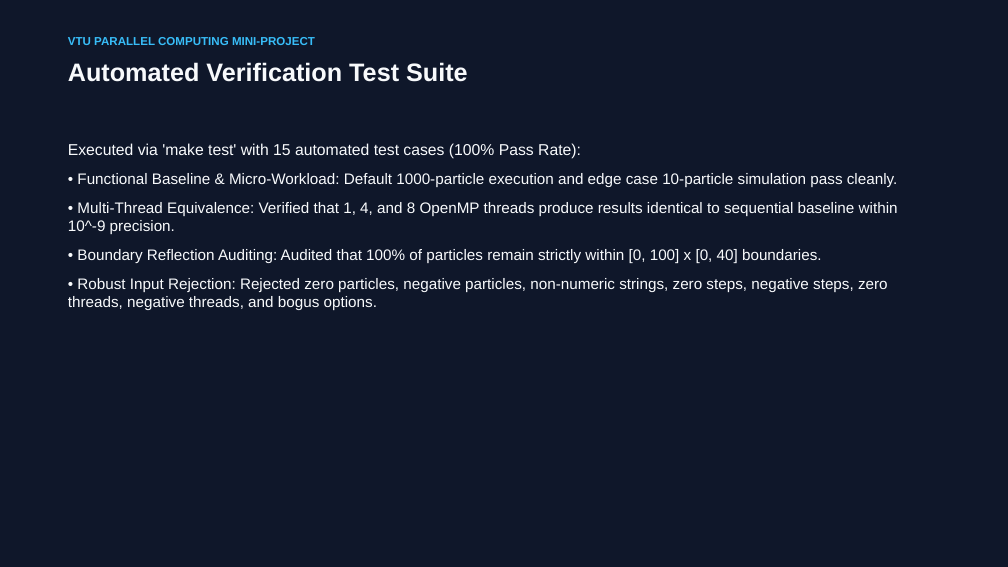
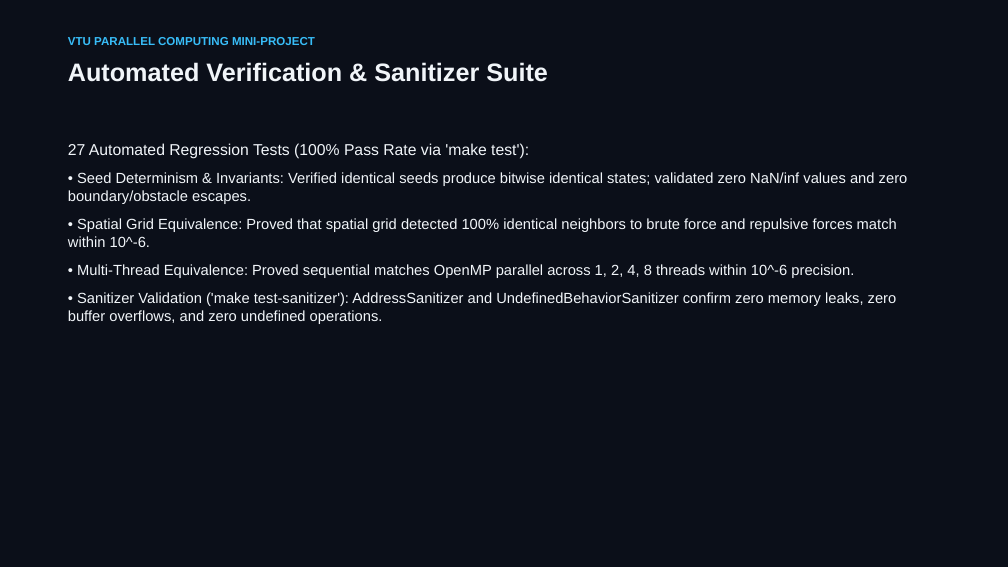
Before and after one commit to rishikeshgowdakk/PC, a slide deck: slide 13 of CrowdSim/presentation/CrowdSim_Project_Presentation.pptx. Drawn at 1008x567 pixels with LibreOffice and Linux fonts; fonts in the diff are those of the drawing. Boxes give left, top, right and bottom in pixels: in the first picture for what was removed or moved away, otherwise in the second. Text is boxed around its words. In the diff, an @@ line names an element or a change of style, - is before the commit and + after.

Commit message:
Implement obstacle avoidance and spatial grid mechanics in CrowdSim
- Added obstacle handling with circular and AABB (axis-aligned bounding box) types.
- Implemented obstacle initialization based on different scenarios (pillars and bottlenecks).
- Developed functions for computing repulsive forces from obstacles and resolving agent penetration.
- Introduced a spatial grid for efficient neighbor querying, reducing computational complexity.
- Created tests for agent initialization, goal steering, obstacle mechanics, spatial grid vs brute force, and sequential vs parallel simulation equivalence.
- Ensured that the simulation maintains physical invariants and validates results across different configurations.

```diff
--- a/CrowdSim/presentation/CrowdSim_Project_Presentation.pptx
+++ b/CrowdSim/presentation/CrowdSim_Project_Presentation.pptx
@@ background #0F172A to #0B0F19 @@
@@ text at (68,62,548,82): text changed; text colour #F8FAFC to #F1F5F9 @@
-Automated Verification Test Suite
+Automated Verification & Sanitizer Suite
@@ text at (68,143,908,324): text changed; size 14.5 to 14 pt; text colour #F8FAFC to #F1F5F9 @@
-Executed via 'make test' with 15 automated test cases (100% Pass Rate):
-• Functional Baseline & Micro-Workload: Default 1000-particle execution and edge case 10-particle simulation pass cleanly.
-• Multi-Thread Equivalence: Verified that 1, 4, and 8 OpenMP threads produce results identical to sequential baseline within 10^-9 precision.
-• Boundary Reflection Auditing: Audited that 100% of particles remain strictly within [0, 100] x [0, 40] boundaries.
-• Robust Input Rejection: Rejected zero particles, negative particles, non-numeric strings, zero steps, negative steps, zero threads, negative threads, and bogus options.
+27 Automated Regression Tests (100% Pass Rate via 'make test'):
+• Seed Determinism & Invariants: Verified identical seeds produce bitwise identical states; validated zero NaN/inf values and zero boundary/obstacle escapes.
+• Spatial Grid Equivalence: Proved that spatial grid detected 100% identical neighbors to brute force and repulsive forces match within 10^-6.
+• Multi-Thread Equivalence: Proved sequential matches OpenMP parallel across 1, 2, 4, 8 threads within 10^-6 precision.
+• Sanitizer Validation ('make test-sanitizer'): AddressSanitizer and UndefinedBehaviorSanitizer confirm zero memory leaks, zero buffer overflows, and zero undefined operations.
```
Also in this commit, not shown: 10 other slides changed, 4 slides added, 4 slides removed, 37 other files.
